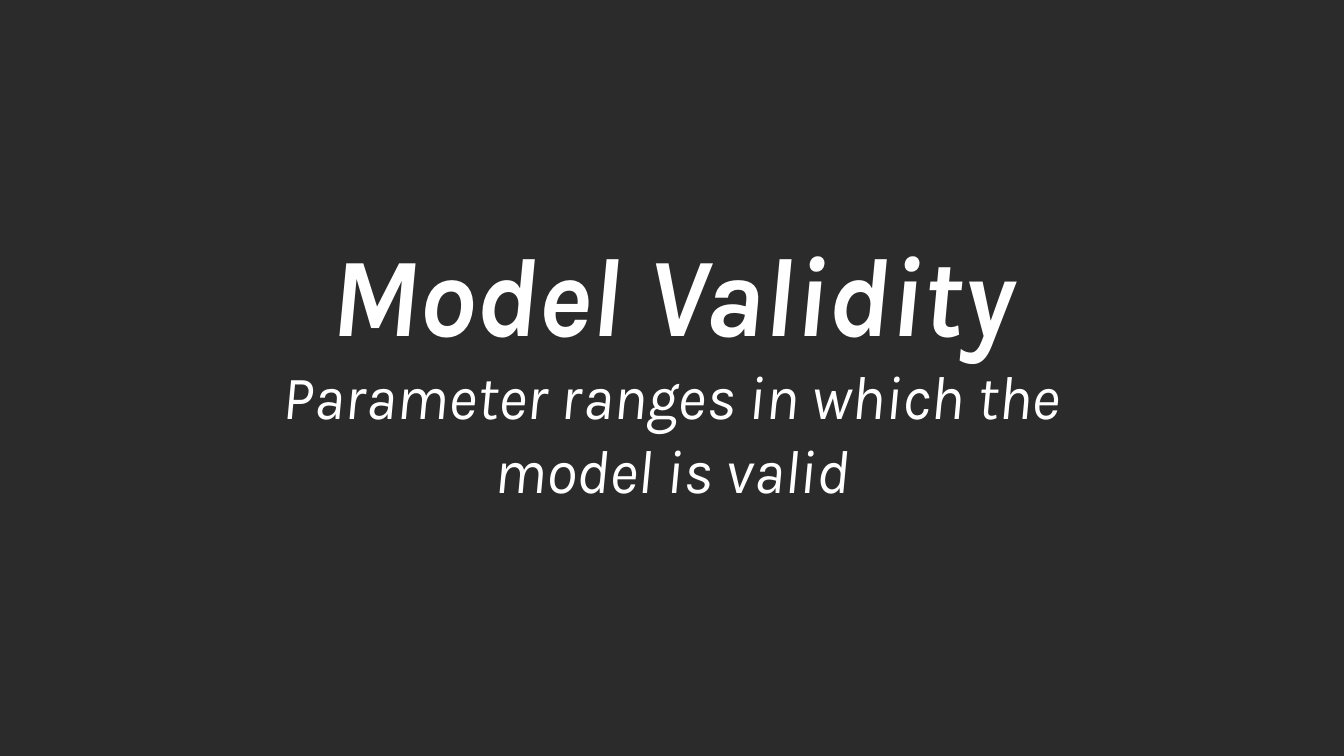
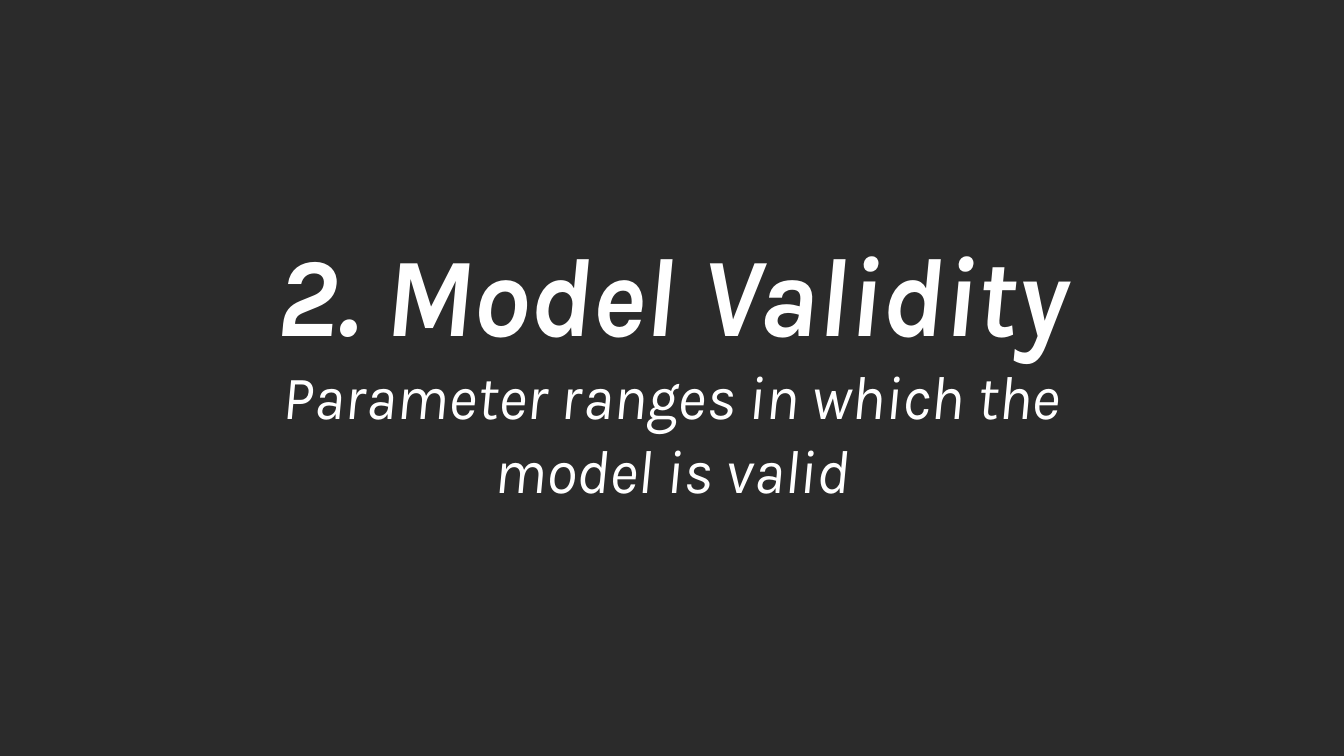
Before and after one commit to DejvisT/Sensitivity-Analysis-and-Surrogate-Modeling-of-PEM-Fuel-Cells, a slide deck: slide 9 of final_presentation_v1.pptx. Drawn at 1344x756 pixels with LibreOffice and Linux fonts; fonts in the diff are those of the drawing; background and template pictures are left out; a plain dark background stands for a picture behind light text. Boxes give left, top, right and bottom in pixels: in the first picture for what was removed or moved away, otherwise in the second. Text is boxed around its words. In the diff, an @@ line names an element or a change of style, - is before the commit and + after.

```diff
--- a/final_presentation_v1.pptx
+++ b/final_presentation_v1.pptx
@@ text at <box>276,256,1067,363</box>: text changed @@
-Model Validity
+2. Model Validity
```
Also in this commit, not shown: 11 other slides changed, 4 slides added, 1 slide removed.
